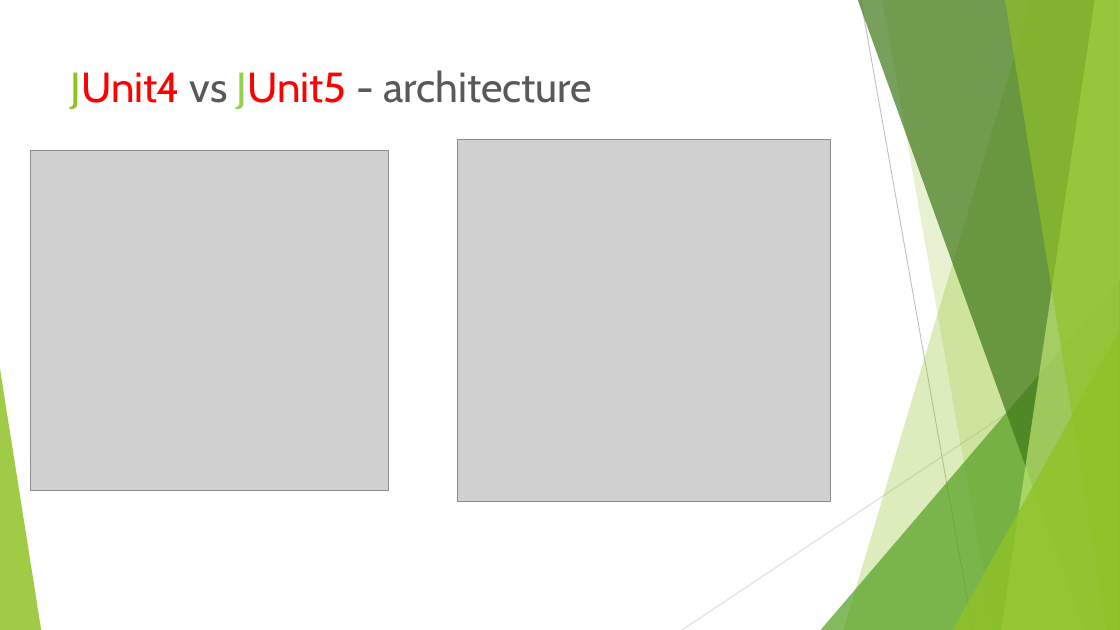
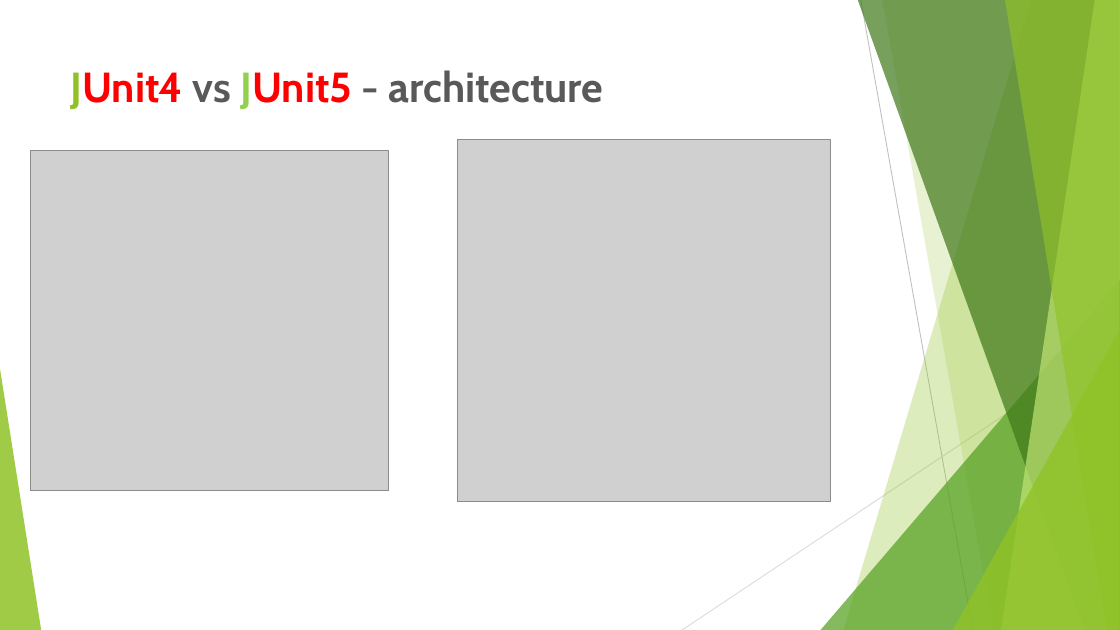
Before and after one commit to baryr/junit-samples, a slide deck: slide 14 of junit-features.pptx. Drawn at 1120x630 pixels with LibreOffice and Linux fonts; fonts in the diff are those of the drawing; grey boxes stand for pictures. Boxes give left, top, right and bottom in pixels: in the first picture for what was removed or moved away, otherwise in the second. Text is boxed around its words. In the diff, an @@ line names an element or a change of style, - is before the commit and + after.

```diff
--- a/junit-features.pptx
+++ b/junit-features.pptx
@@ title "JUnit4 vs JUnit5 - architecture" at [71,70,604,110]: bold on @@
```
Also in this commit, not shown: 15 other slides changed.
